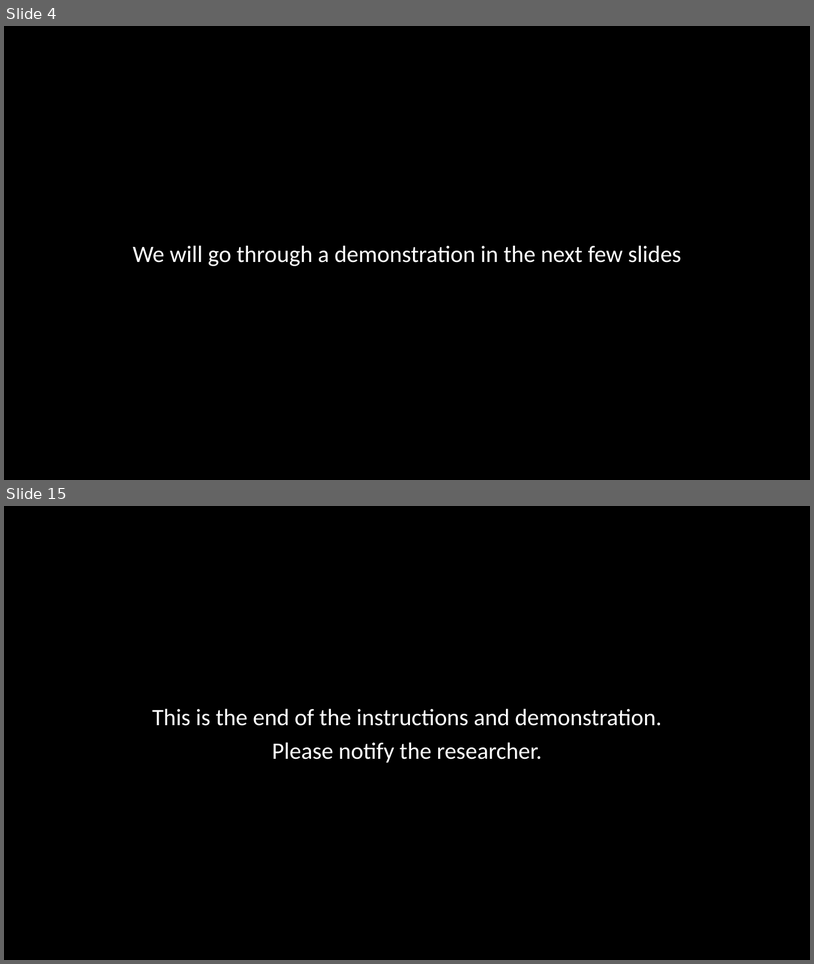
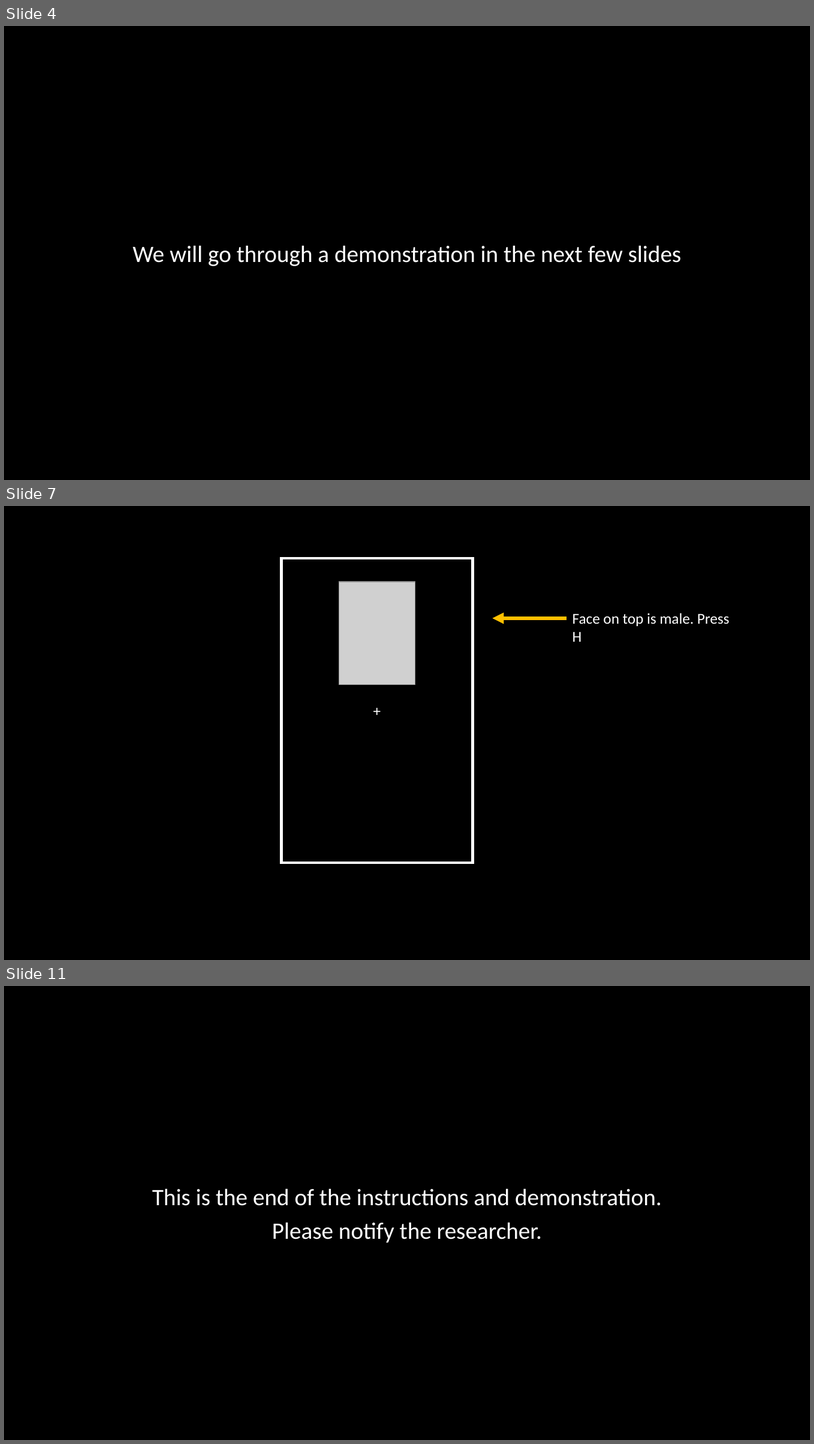
Before and after one commit to winsonfzyang/mindfulness_flexibility, a slide deck: instructions/affflex.pptx. Shown one above the other, each under a label of ours: slides 4 and 15 before the commit, slides 4, 7 and 11 after it; the slides between them are not shown. The pictures are 814x964 and 814x1444 pixels, drawn with LibreOffice and Linux fonts; fonts in the diff are those of the drawing; grey boxes stand for pictures. Boxes give left, top, right and bottom in pixels: in the first picture for what was removed or moved away, otherwise in the second. Text is boxed around its words. In the diff, an @@ line names an element or a change of style, - is before the commit and + after.

```diff
--- a/instructions/affflex.pptx
+++ b/instructions/affflex.pptx
@@ slide 7 added at [4,506,810,960], background #000000 @@
@@ rectangle added at [282,558,473,862], fill #000000, outline #FFFFFF 3 pt, 18 pt, text #FFFFFF @@
++
@@ picture added at [339,582,416,684] @@
@@ text added at [573,613,730,642], 18 pt, text #FFFFFF @@
+Face on top is male. Press H
@@ arrow added from (567, 618) to (493, 618), #FFC000 4.5 pt @@
@@ what was slide 15 is now slide 11 @@
```
Also in this commit, not shown: 2 slides changed, 5 other slides added, 10 slides removed, 1 other file.
